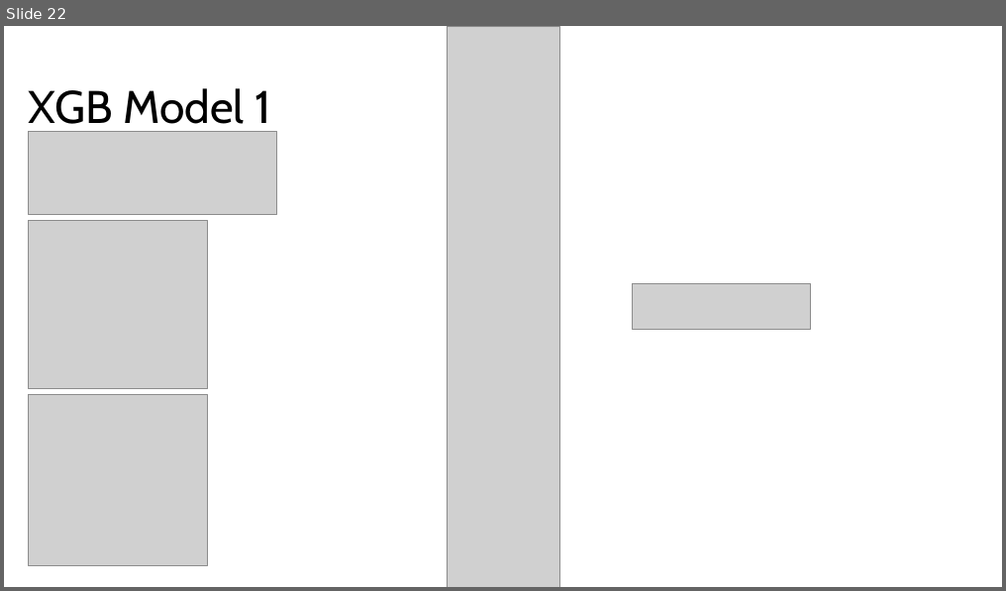
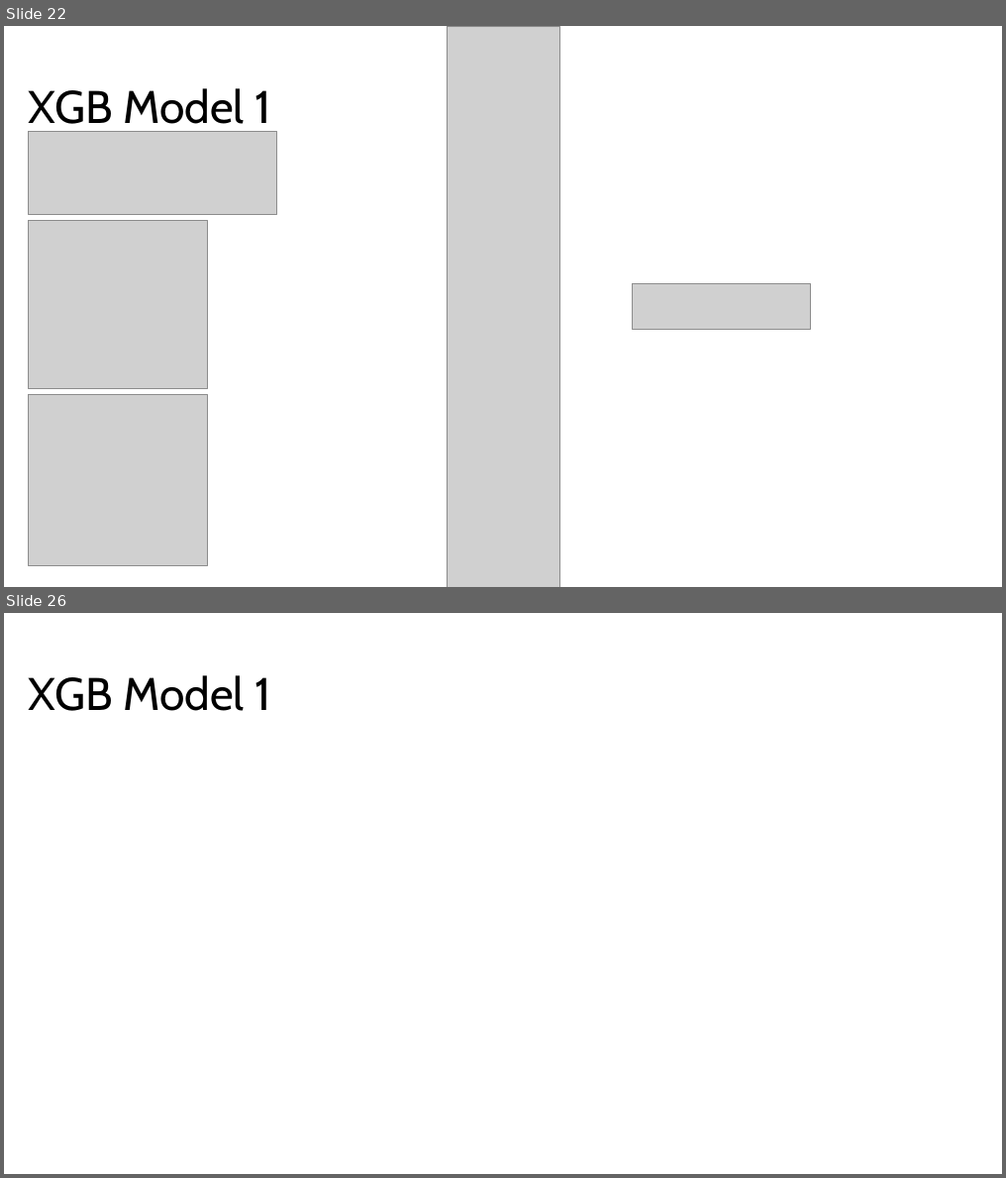
Before and after one commit to Dilan-De-Silva/Big-Bash-Fantasy-AI-v2, a slide deck: strategy/BBL Fantasy AI v2 Strategy & Planning.pptx. Shown one above the other, each under a label of ours: slide 22 before the commit, slides 22 and 26 after it; the slides between them are not shown. The pictures are 1006x591 and 1006x1178 pixels, drawn with LibreOffice and Linux fonts; fonts in the diff are those of the drawing; grey boxes stand for pictures. Boxes give left, top, right and bottom in pixels: in the first picture for what was removed or moved away, otherwise in the second. Text is boxed around its words. In the diff, an @@ line names an element or a change of style, - is before the commit and + after.

Commit message:
initial batting model

```diff
--- a/strategy/BBL Fantasy AI v2 Strategy & Planning.pptx
+++ b/strategy/BBL Fantasy AI v2 Strategy & Planning.pptx
@@ slide 26 added at <box>4,613,1002,1174</box>, background #FFFFFF @@
@@ title added at <box>29,675,270,711</box>, 44 pt, text #000000 @@
+XGB Model 1
```
Also in this commit, not shown: 3 other slides added, 4 other files.
